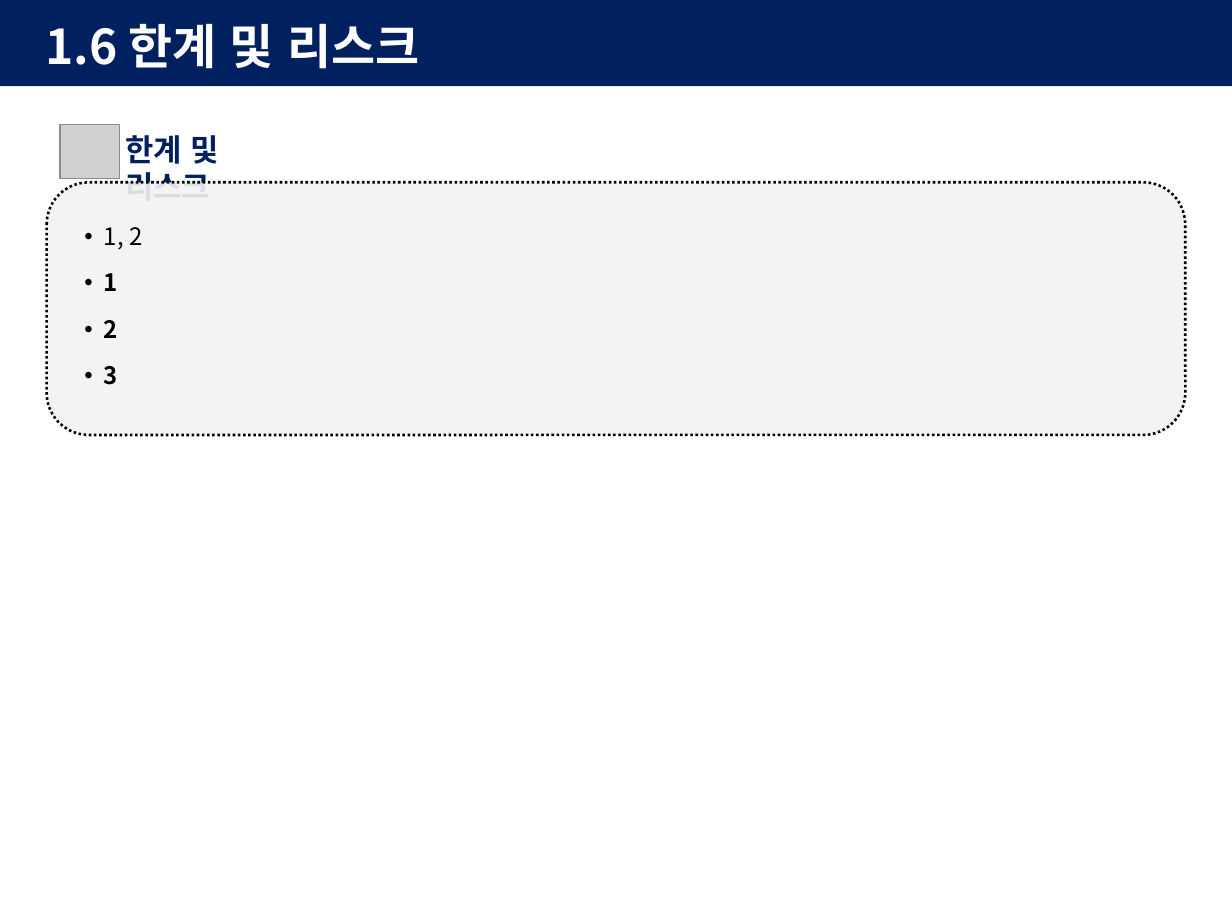
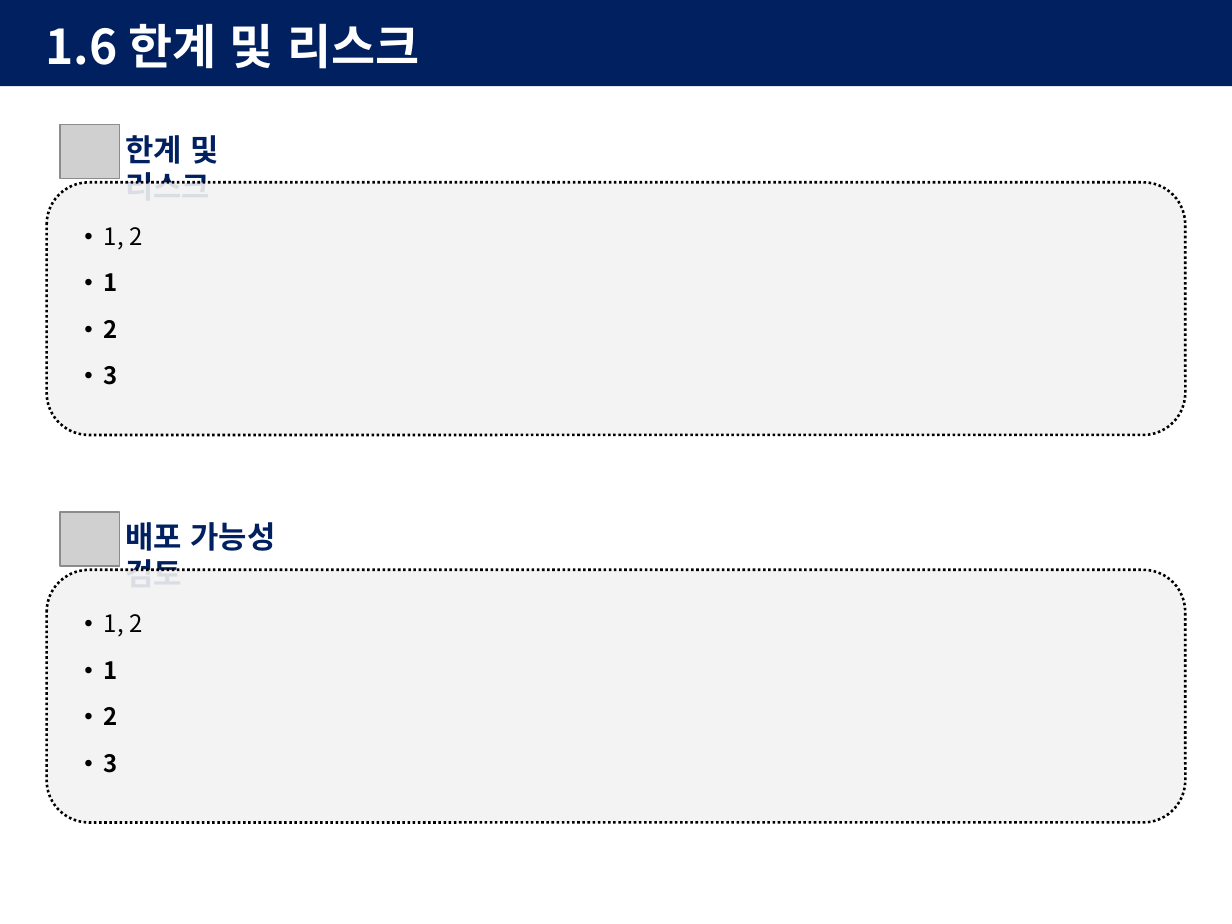
Before and after one commit to khenv0005-hue/kunhwa, a slide deck: slide 7 of 발표 이걸로.pptx (slide 9 before the commit). Drawn at 1232x924 pixels with LibreOffice and Linux fonts; fonts in the diff are those of the drawing; grey boxes stand for pictures. Boxes give left, top, right and bottom in pixels: in the first picture for what was removed or moved away, otherwise in the second. Text is boxed around its words. In the diff, an @@ line names an element or a change of style, - is before the commit and + after.

```diff
--- a/발표 이걸로.pptx
+++ b/발표 이걸로.pptx
@@ picture added at <box>60,513,120,567</box> @@
@@ text added at <box>125,522,275,572</box>, 18 pt, text #002060, bold @@
+배포 가능성 검토
@@ rounded rectangle added at <box>47,570,1185,823</box>, fill #F2F2F2 at 90% opacity, outline #000000 1.5 pt dashed @@
@@ text added at <box>104,614,142,773</box>, 14 pt, text #000000 @@
+• 1, 2
+• 1
+• 2
+• 3
```
Also in this commit, not shown: 6 other slides changed, 1 slide added, 3 slides removed.
